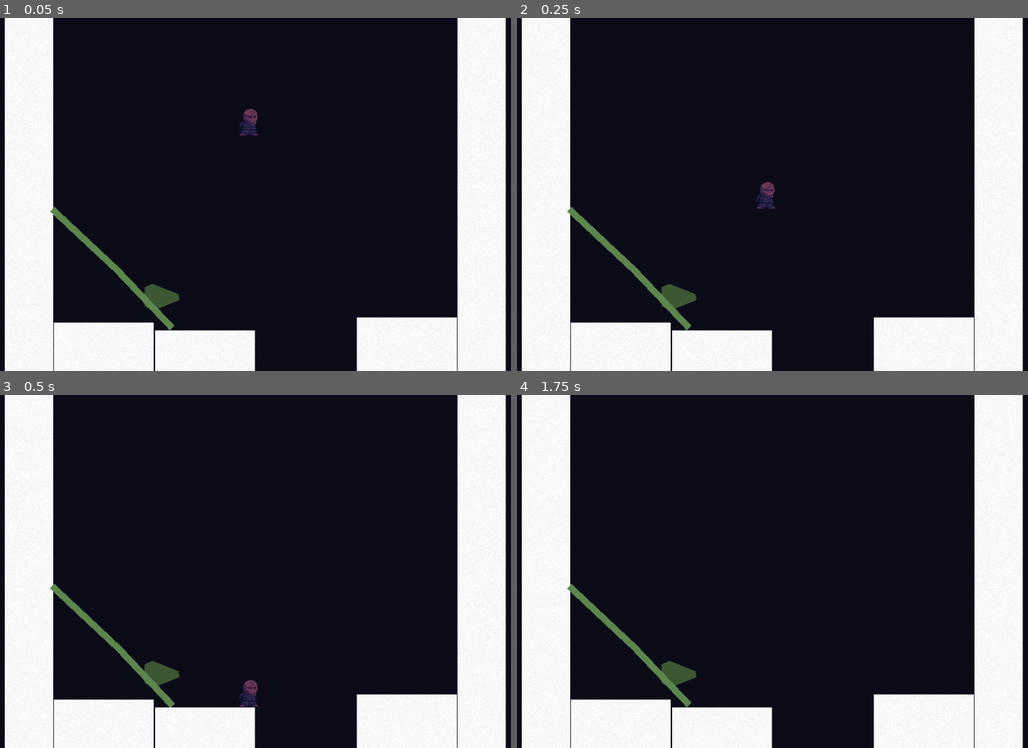
Above: before the commit, frames 1-4 (two rows, left to right).
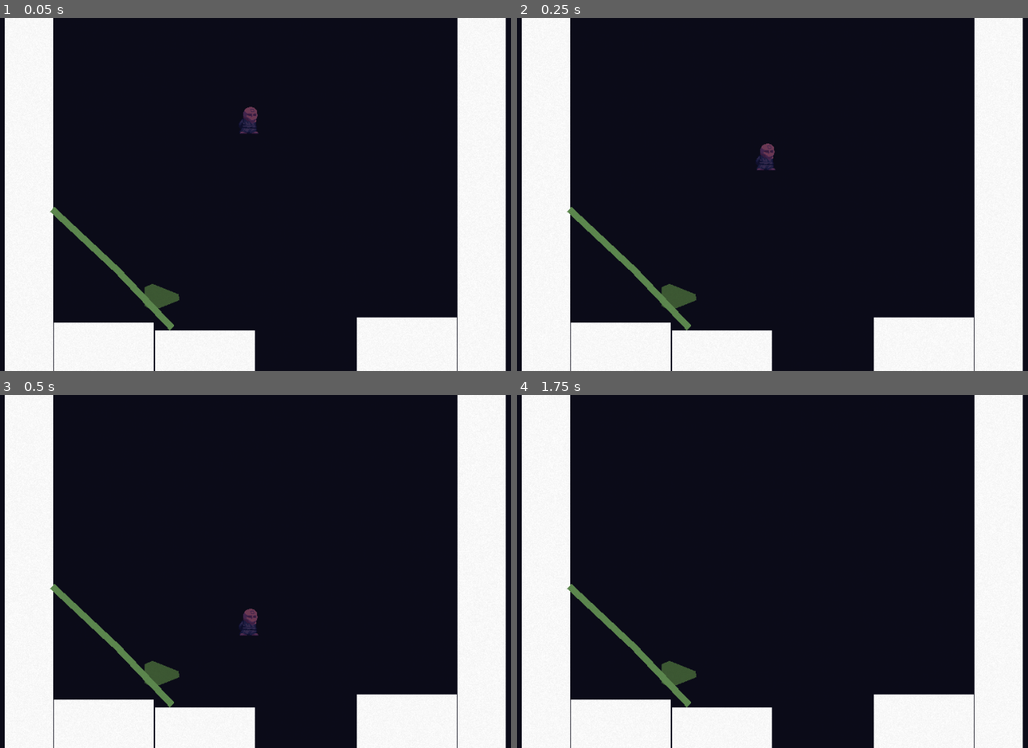
Above: after the commit, the same moments.

Repository: ManechLepage/PlatformerJam
Game: Godot game, scene res://Scenes/main.tscn
Two runs of this game, one before a commit and one after it. Both use one fixed random seed, a clock stepped at 60 frames per second and the inputs below.
Inputs:
- Up to frame 1 (0.05 s): no input
- Up to frame 2 (0.25 s): no input
- Up to frame 3 (0.5 s): no input
- Up to frame 4 (1.75 s): hold Right (Right) from 0.53 s (still down); tap X (Interact) at 0.6 s; tap W (Jump) at 0.77, 1.52 s; tap Enter at 1.25 s; tap Z (Meditate) at 1.35 s

The runs differ from the first frame. In frame 1, 0.1% of the frame differs, in the area x 46-51%, y 25-34%; in frame 2, 0.4%; in frame 3, 0.4%, in the area x 9-51%, y 53-89%; in frame 4, nothing differs.

Commit message:
removed pusher

Diff:
--- a/platformer-jam/Scenes/Player/player.tscn
+++ b/platformer-jam/Scenes/Player/player.tscn
@@ -3,7 +3,6 @@
 [ext_resource type="Script" uid="uid://b8kew3elbwlo" path="res://Scripts/Player/player.gd" id="1_a3d8c"]
 [ext_resource type="Texture2D" uid="uid://p44sdkr4nqtu" path="res://Sprites/char_sheet.png" id="2_jhyir"]
 [ext_resource type="Script" uid="uid://covxk1e87jddg" path="res://Scripts/Player/StateMachine/state_machine.gd" id="2_xpcdj"]
-[ext_resource type="Script" uid="uid://dsyciksxffnvr" path="res://Scripts/Player/pusher.gd" id="3_74mp2"]
 [ext_resource type="Script" uid="uid://bm5o7y4tnpqcd" path="res://Scripts/Player/StateMachine/running.gd" id="3_xpcdj"]
 [ext_resource type="Script" uid="uid://cbt0hbfm245pb" path="res://Scripts/Player/StateMachine/idle.gd" id="4_dd0ac"]
 [ext_resource type="Script" uid="uid://bmk15vkvjqfoa" path="res://Scripts/Player/StateMachine/fall.gd" id="5_0u5uq"]
@@ -162,9 +161,6 @@
 position = Vector2(1.5, 0)
 shape = SubResource("RectangleShape2D_dd0ac")
 
-[node name="Pusher" type="Node2D" parent="." unique_id=173058658]
-script = ExtResource("3_74mp2")
-
 [node name="Interact" type="Area2D" parent="." unique_id=2103578818]
 collision_mask = 4
 
